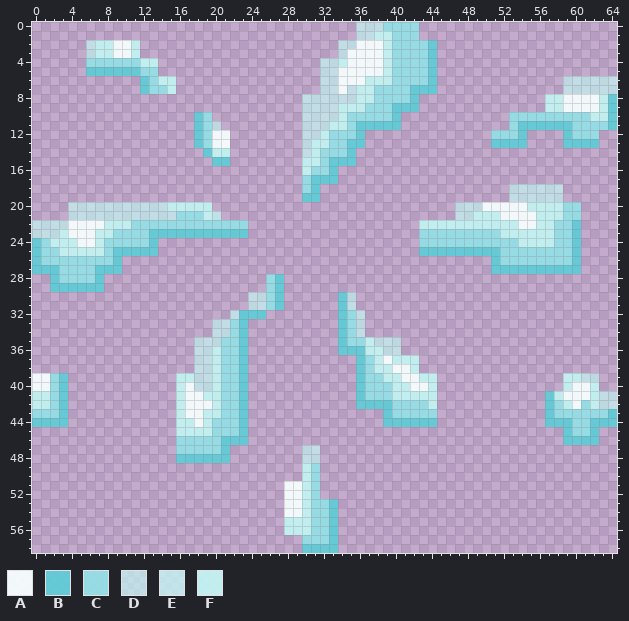
Two versions of one sprite sheet, assets/images/bubble_boom.png. Above is the file before it was changed.
The file is 65x59 pixels.
Palette (. is transparent): A #f6fdfdf0  B #60cbd6f0  C #94dfe6f0  D #c2f2f1b3  E #c2f2f1cc  F #c2f2f1f0
Pixels before, first column x 0:
 0 ....................................DDDCCCC......................
 1 ....................................DDFFCCC......................
 2 ......DFFAAF......................DDAAAFCCCCB....................
 3 ......DFFAAF......................DAAAAFCCCCB....................
 4 ......CCCCCCFF..................DDFAAAAFCCCCB....................
 5 ......BBBBBBCC..................DDAAAAAFCCCCB....................
 6 ............BCFF................DDAAAFFFCCCCB..............DDDDDD
 7 ............BCCF................DDADFFCCCCBBB..............DDDDDD
 8 ..............................DDDDDDFFCCCCB..............FFAAAAFB
 9 ..............................DDDDFFFCCCBBB..............FFAAAAFB
10 ..................BC..........DDDDFCCCCCB............CCCCCCCCCFFB
11 ..................BCD.........DDDFFCBBBBB............CBBBBBBCCCCB
12 ..................BCAA........DDFCCCB..............CCCB....BCCC..
13 ..................BCAA........DFFCCBB..............BBBB....BBBB..
14 ...................BFF........DFCCCB.............................
15 ....................BB........FFCBBB.............................
16 ..............................FCCB...............................
17 ..............................CBBB...............................
18 ..............................CB.....................DDDDDD......
19 ..............................BB.....................DDDDDD......
20 ....DDDDDDDDDDDFFFFF...........................DDDAAAAAFFFFCC....
21 ....DDDDDDDDDDDDCCCFE..........................DDFFFAAAAFFFCC....
22 DDDDAAAAFFFCCCCCCCCCCCCC...................FFFFFFFFFFFAAFFCCB....
23 DDDFAAAFFCCCCBBBBBBBBBBB...................CCCCCCCCCFFFFFFCCB....
24 BCFFFAAFCCCCCB.............................CCCCCCCCCCCFFFFCCB....
25 BCCFFFFFCBBBBB.............................BBBBBBBBBCCCCCCCCB....
26 BCCCCCCCCB.........................................BCCCCCCCCB....
27 BBBCCCCBBB.........................................BBBBBBBBBB....
28 ..BCCCCB..................CB.....................................
29 ..BBBBBB..................CB.....................................
30 ........................DDCB......BD.............................
31 ........................DDCB......BD.............................
32 ......................DBBB........BCD............................
33 ....................DDCB..........BCD............................
34 ....................DDCB..........BCD............................
35 ..................DDDCCB..........BCCFDDD........................
36 ..................DDFCCB..........BBBFFDD........................
37 ..................DDFCCB............BCFAFFF......................
38 ..................DDFCCB............BCFFAAF......................
39 AACB............FFDDFCCB............BCCFFAAFF..............FFDD..
40 AACB............FADDFCCB............BCCCFFAAF..............FAAF..
41 FFCB............FAAFFCCB............BCCCFFFFF............BFAAAFDD
42 FFCB............FAAAFCCB............BBBBCCCCF............BCFACFDD
43 CCCB............FAAFFCCB...............BCCCCC............BCCCCCCB
44 BBBB............FFAFCCCB...............BBBBBB............BBBCCBBB
45 ................FFFFCCCB...................................BCCB..
46 ................CCCCCBBB...................................BBBB..
47 ................CCCCCB........DD.................................
48 ................BBBBBB........DD.................................
49 ..............................FC.................................
50 ..............................FC.................................
51 ............................AAFC.................................
52 ............................AAFC.................................
53 ............................AAFCCB...............................
54 ............................AAFCCB...............................
55 ............................FFFCCB...............................
56 ............................FFFCCB...............................
57 ..............................CCCB...............................
58 ..............................BBBB...............................
After:
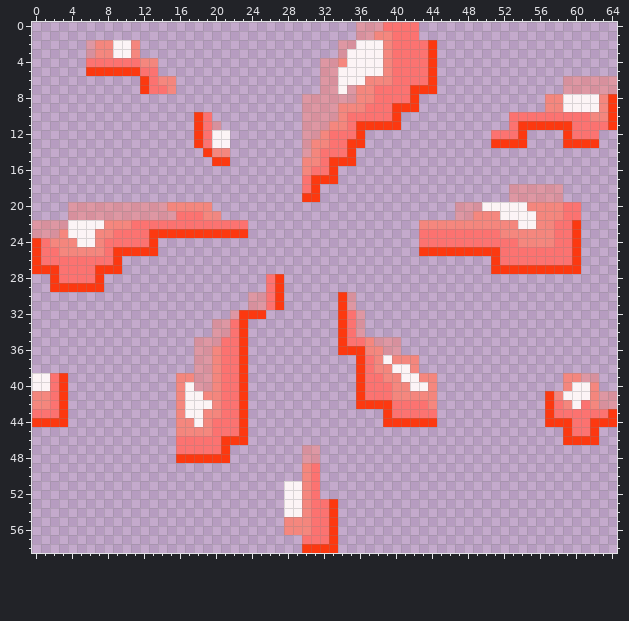
Edits made:
{"colour":"A","old":"#f6fdfdf0","new":"#fff8f8f3"}
{"colour":"B","old":"#60cbd6f0","new":"#ff3307f3"}
{"colour":"C","old":"#94dfe6f0","new":"#ff706cf3"}
{"colour":"D","old":"#c2f2f1b3","new":"#f7857a80"}
{"colour":"E","old":"#c2f2f1cc","new":"#f7857ae6"}
{"colour":"F","old":"#c2f2f1f0","new":"#f7857af3"}
